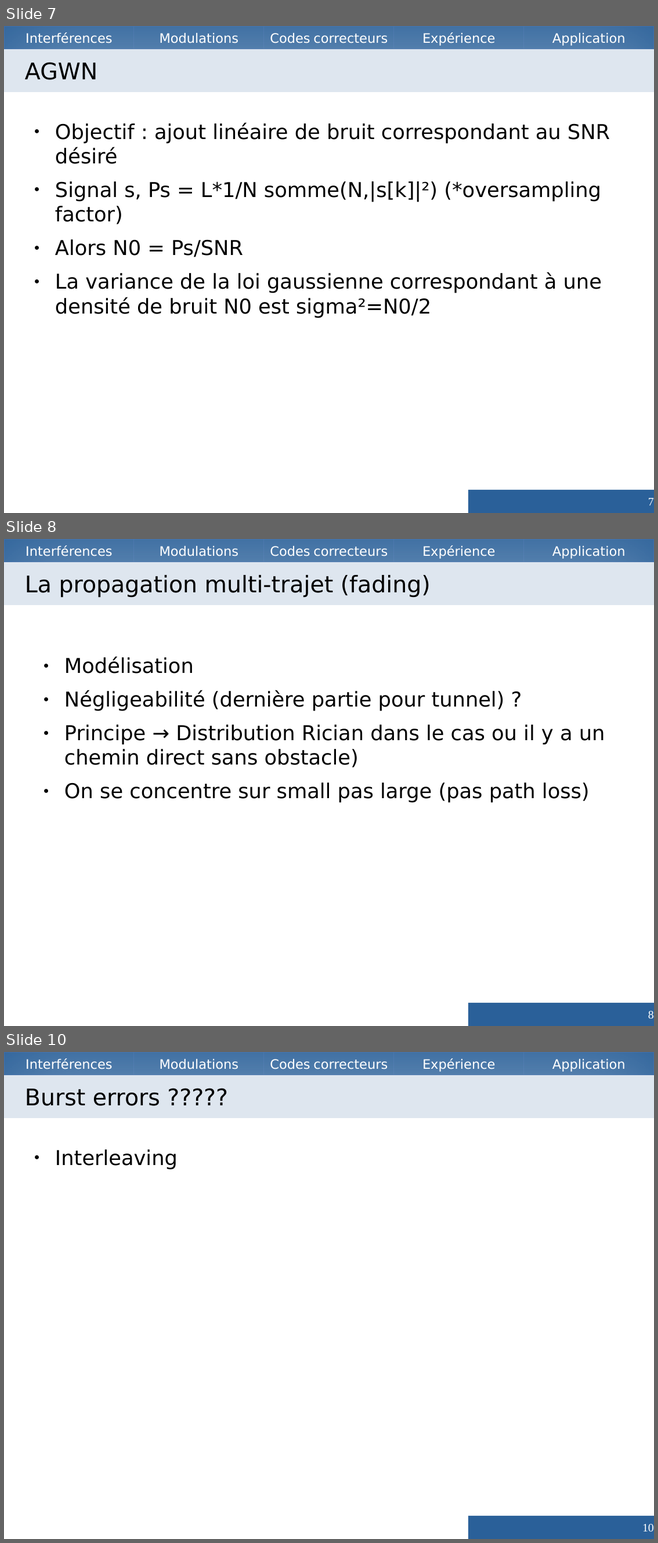
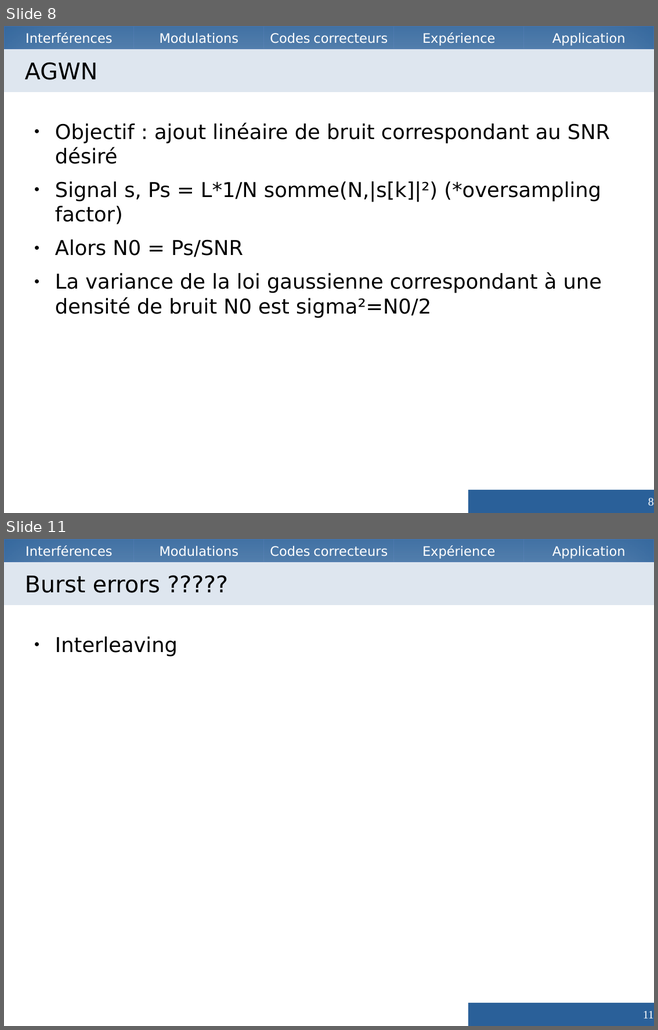
Before and after one commit to Vzrod/tipe, a slide deck: TIPE.odp. Shown one above the other, each under a label of ours: slides 7, 8 and 10 before the commit, slides 8 and 11 after it; the slides between them are not shown. The pictures are 658x1543 and 658x1030 pixels, drawn with LibreOffice and Linux fonts; fonts in the diff are those of the drawing. Boxes give left, top, right and bottom in pixels: in the first picture for what was removed or moved away, otherwise in the second. Text is boxed around its words. In the diff, an @@ line names an element or a change of style, - is before the commit and + after.

Commit message:
Update powerpoint end partie I)

```diff
--- a/TIPE.odp
+++ b/TIPE.odp
@@ slide 8 removed at (4, 539, 654, 1026), background #FFFFFF; not listed: 5 template elements that a slide beside it also shows @@
@@ title removed at (4, 562, 654, 605) @@
-La propagation multi-trajet (fading)
@@ text removed at (64, 657, 605, 803) @@
-● Modélisation
-● Négligeabilité (dernière partie pour tunnel) ?
-● Principe → Distribution Rician dans le cas ou il y a un chemin direct sans obstacle)
-● On se concentre sur small pas large (pas path loss)
@@ page number removed at (468, 1003, 654, 1026) @@
-8
@@ what was slide 7 is now slide 8 @@
@@ page number at (648, 498, 654, 506): text changed @@
-7
+8
@@ what was slide 10 is now slide 11 @@
@@ page number at (643, 1011, 654, 1019): text changed @@
-10
+11
```
Also in this commit, not shown: 6 slides added, 4 other slides removed, 4 other files.
